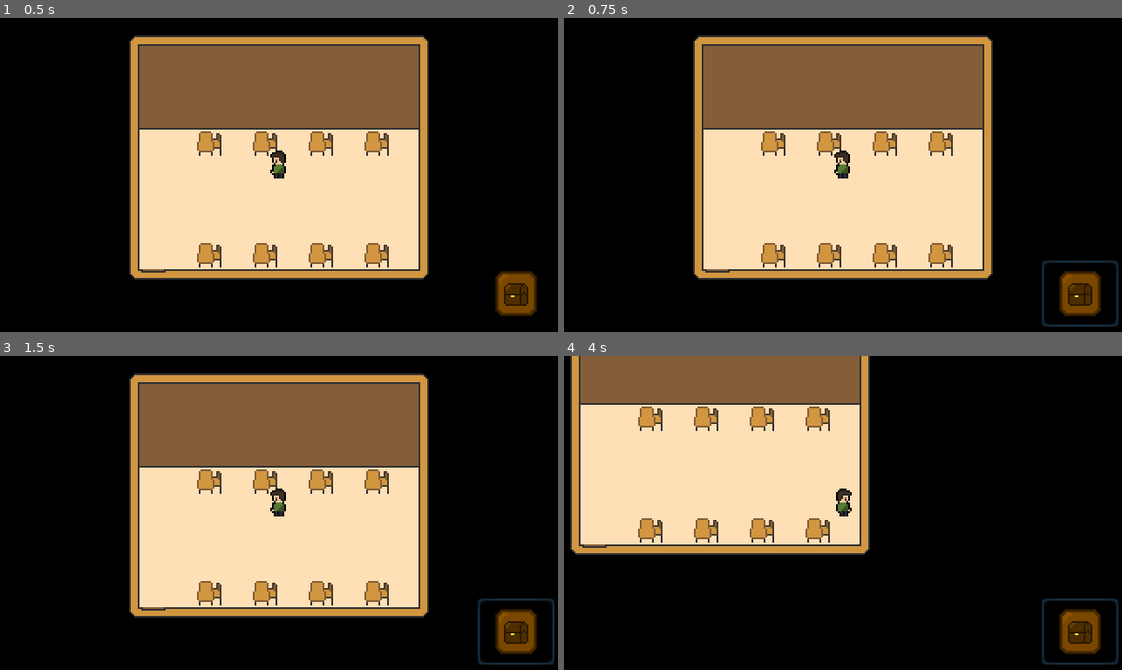
Above: before the commit, frames 1-4 (two rows, left to right).
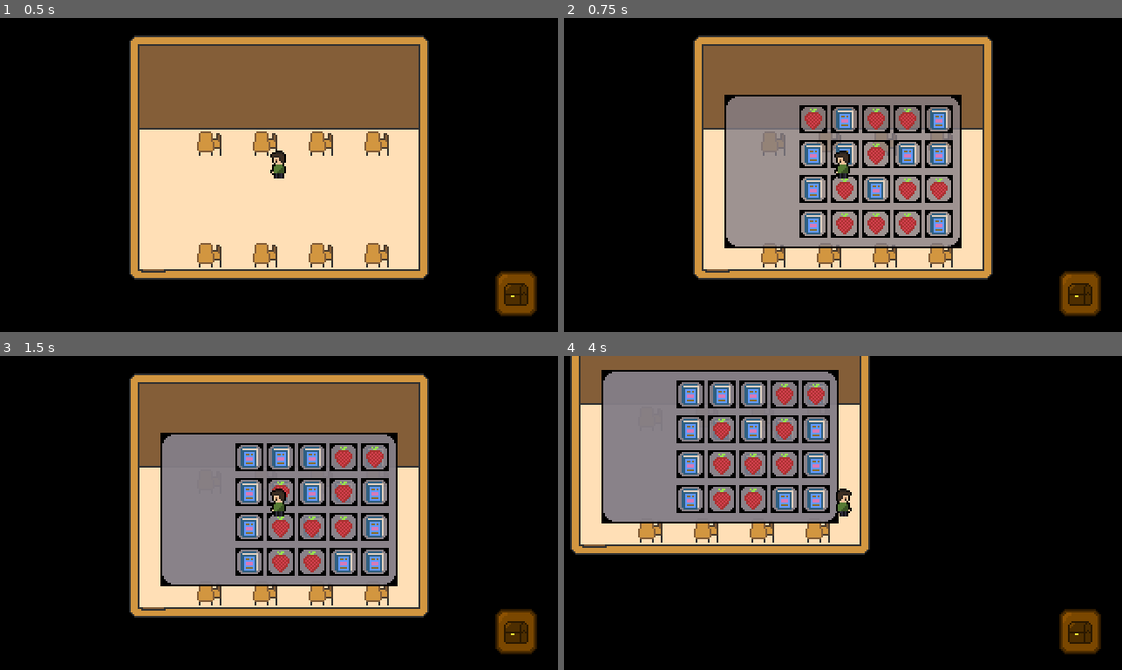
Above: after the commit, the same moments.

Repository: c10coding/rgwcaa
Game: Godot game, scene res://scenes/Game.tscn
The game is run twice, just before and just after one commit, with the same random seed, the same clock (stepped at 60 frames per second) and the same inputs.
Inputs (mouse positions are in pixels of both pictures, inside the frame that each line leads up to):
- Up to frame 1 (0.5 s): no input
- Up to frame 2 (0.75 s): click (1082, 294) at 0.52 s
- Up to frame 3 (1.5 s): click (518, 632) at 1.27 s
- Up to frame 4 (4 s): tap Enter at 2 s; hold D (move_right) 2.03-2.78 s; hold S (move_down) 2.78-3.53 s; hold D (move_right) from 3.53 s (still down)

Frame 1 is identical in both runs. In frame 2, 21% of the frame differs, in the area x 28-100%, y 24-99%; in frame 3, 21%; in frame 4, 21%, in the area x 6-100%, y 4-99%.

Commit message:
Inventory comes up on button press

Diff:
--- a/scenes/Game.tscn
+++ b/scenes/Game.tscn
@@ -1,12 +1,16 @@
-[gd_scene load_steps=5 format=2]
+[gd_scene load_steps=6 format=2]
 
 [ext_resource path="res://entities/player/Player.tscn" type="PackedScene" id=1]
 [ext_resource path="res://scenes/Fade.tscn" type="PackedScene" id=2]
+[ext_resource path="res://scenes/SignalListener.gd" type="Script" id=3]
 [ext_resource path="res://scenes/Game.gd" type="Script" id=4]
 [ext_resource path="res://assets/ui/inventory_button.png" type="Texture" id=5]
 
 [node name="Game" type="Node2D"]
 script = ExtResource( 4 )
+
+[node name="SignalListener" type="Node2D" parent="."]
+script = ExtResource( 3 )
 
 [node name="Player" parent="." instance=ExtResource( 1 )]
 
@@ -14,15 +18,16 @@
 
 [node name="CanvasLayer" type="CanvasLayer" parent="."]
 
-[node name="Button" type="Button" parent="CanvasLayer"]
+[node name="InventoryButton" type="Button" parent="CanvasLayer"]
 margin_left = 274.004
 margin_top = 139.3
 margin_right = 318.004
 margin_bottom = 177.3
+focus_mode = 0
 icon = ExtResource( 5 )
 flat = true
 __meta__ = {
 "_edit_use_anchors_": false
 }
 
-[connection signal="button_up" from="CanvasLayer/Button" to="." method="_on_Button_button_up"]
+[connection signal="button_up" from="CanvasLayer/InventoryButton" to="SignalListener" method="_on_InventoryButton_button_up"]
--- /dev/null
+++ b/scenes/SignalListener.gd
@@ -0,0 +1,11 @@
+extends Node2D
+
+var inventory = preload("res://ui/inventory/Inventory.tscn")
+
+# Called when the node enters the scene tree for the first time.
+func _ready():
+	pass # Replace with function body.
+
+func _on_InventoryButton_button_up():
+	var game_node = $".."
+	game_node.add_child(inventory.instance())
